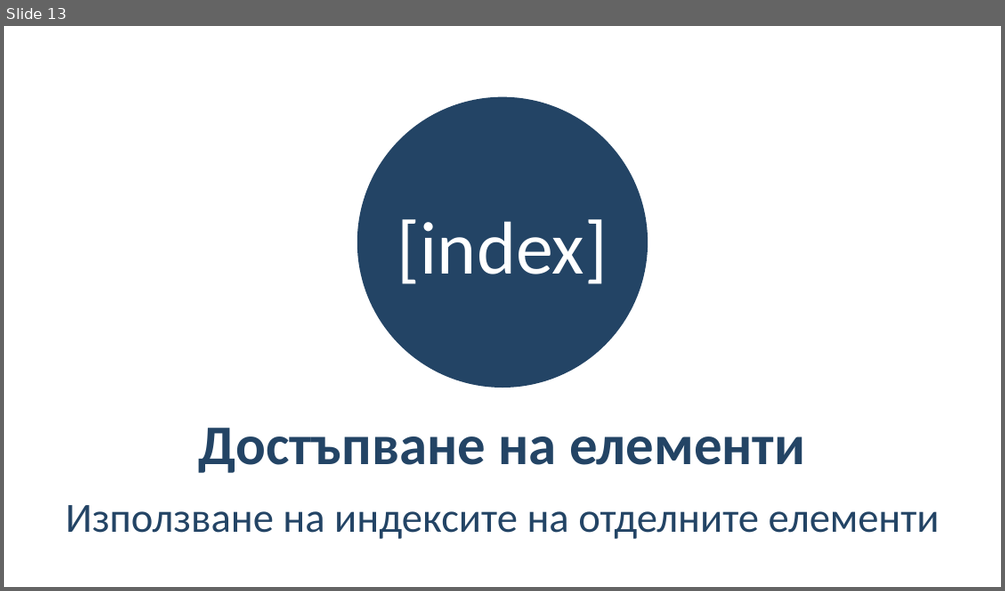
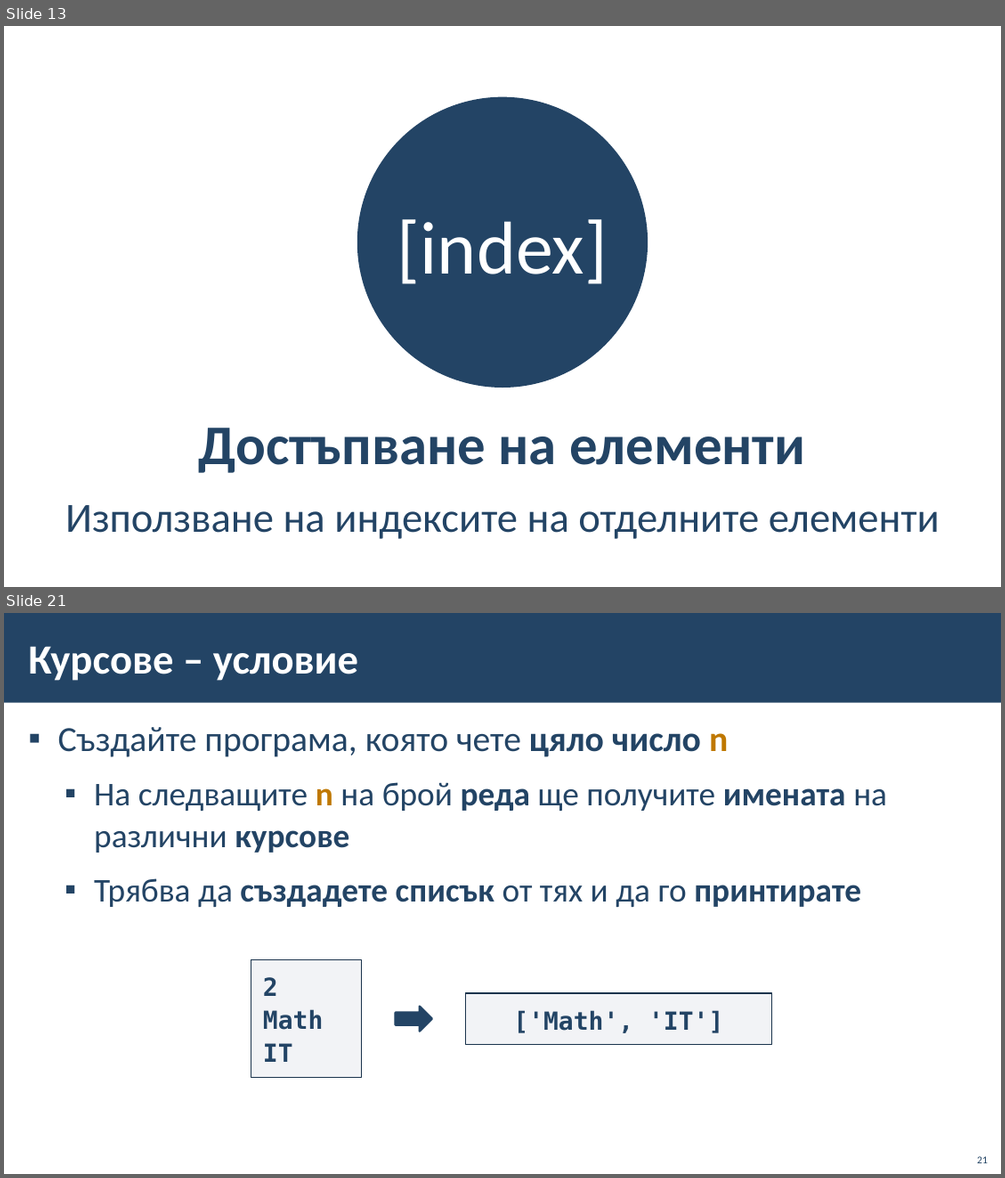
Before and after one commit to BG-IT-Edu/School-Programming, a slide deck: Courses/Computer-Modeling-and-IT/Computer-Modeling-and-IT-6-Class/27-{last-number}-Python/30-Lists/30-Lists.pptx. Shown one above the other, each under a label of ours: slide 13 before the commit, slides 13 and 21 after it; the slides between them are not shown. The pictures are 1005x591 and 1005x1178 pixels, drawn with LibreOffice and Linux fonts; fonts in the diff are those of the drawing; background and template pictures are left out. Boxes give left, top, right and bottom in pixels: in the first picture for what was removed or moved away, otherwise in the second. Text is boxed around its words. In the diff, an @@ line names an element or a change of style, - is before the commit and + after.

```diff
--- a/Courses/Computer-Modeling-and-IT/Computer-Modeling-and-IT-6-Class/27-{last-number}-Python/30-Lists/30-Lists.pptx
+++ b/Courses/Computer-Modeling-and-IT/Computer-Modeling-and-IT-6-Class/27-{last-number}-Python/30-Lists/30-Lists.pptx
@@ slide 21 added at bbox=[4, 613, 1001, 1174], background #FFFFFF @@
@@ rectangle added at bbox=[4, 613, 1001, 703], fill #234465 @@
@@ title added at bbox=[28, 646, 358, 681], 40 pt, text #FFFFFF, bold @@
+Курсове – условие
@@ text added at bbox=[58, 727, 887, 907], 32 pt, text #234465 @@
+▪ Създайте програма, която чете цяло число n
+  ▪ На следващите n на брой реда ще получите имената на различни курсове
+  ▪ Трябва да създадете списък от тях и да го принтирате
@@ rectangle added at bbox=[251, 960, 362, 1078], fill #ADB4C3 at 15% opacity, outline #1A334C 1 pt, 24 pt, text #234465, bold @@
+2
+Math
+IT
@@ right arrow added at bbox=[395, 1006, 432, 1031], fill #234465, outline #234465 2 pt @@
@@ rectangle added at bbox=[465, 993, 771, 1044], fill #ADB4C3 at 15% opacity, outline #1A334C 1 pt, 24 pt, text #234465, bold @@
+['Math', 'IT']
@@ page number added at bbox=[977, 1156, 987, 1163], 10 pt, text #234465 @@
+21
```
Also in this commit, not shown: 3 slides changed, 18 other slides added.
